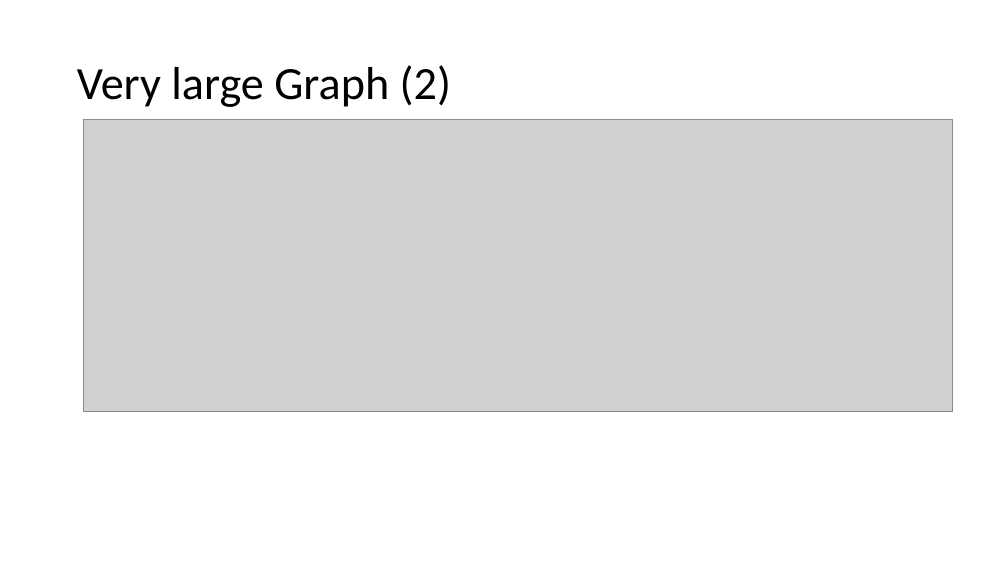
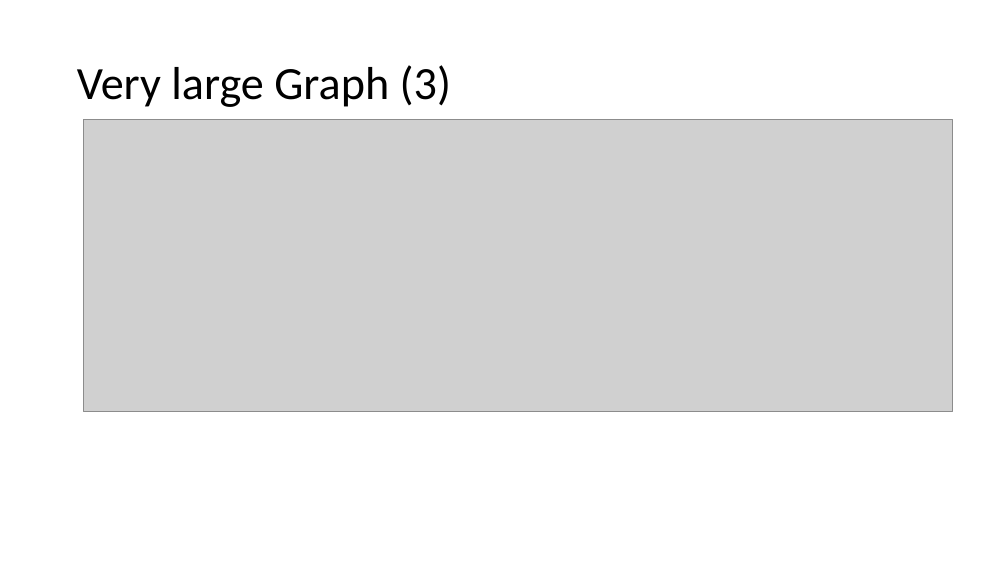
Before and after one commit to AtrayeeNeog/Visualization_2019-20, a slide deck: slide 22 of Documentation/Presentation/Project_Presentation_v2.pptx. Drawn at 1008x567 pixels with LibreOffice and Linux fonts; fonts in the diff are those of the drawing; grey boxes stand for pictures. Boxes give left, top, right and bottom in pixels: in the first picture for what was removed or moved away, otherwise in the second. Text is boxed around its words. In the diff, an @@ line names an element or a change of style, - is before the commit and + after.

```diff
--- a/Documentation/Presentation/Project_Presentation_v2.pptx
+++ b/Documentation/Presentation/Project_Presentation_v2.pptx
@@ title at <box>77,65,451,107</box>: text changed @@
-Very large Graph (2)
+Very large Graph (3)
```
Also in this commit, not shown: 10 slides added.
